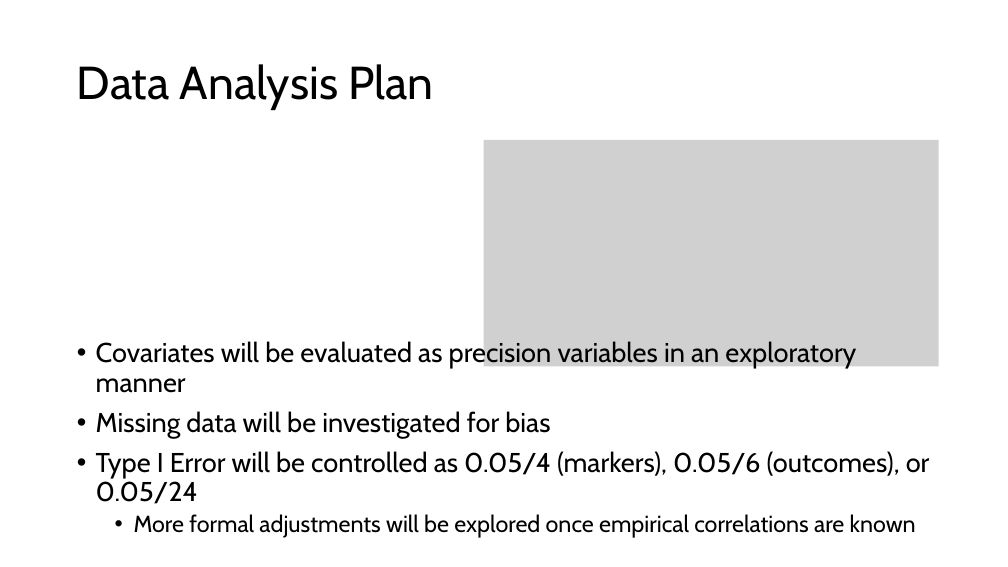
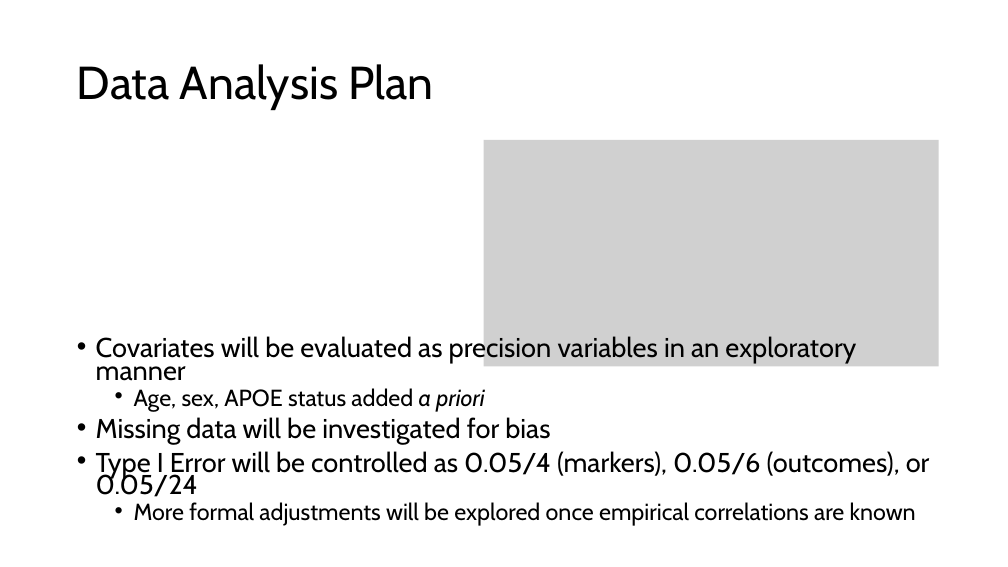
Before and after one commit to eweible/BIOS6624, a slide deck: slide 3 of P2/Dissemination/P2_Presentation.pptx. Drawn at 1008x567 pixels with LibreOffice and Linux fonts; fonts in the diff are those of the drawing; grey boxes stand for pictures. Boxes give left, top, right and bottom in pixels: in the first picture for what was removed or moved away, otherwise in the second. Text is boxed around its words. In the diff, an @@ line names an element or a change of style, - is before the commit and + after.

Commit message:
Added covariate info

```diff
--- a/P2/Dissemination/P2_Presentation.pptx
+++ b/P2/Dissemination/P2_Presentation.pptx
@@ text at bbox=[96, 334, 930, 526]: line spacing 0.9 to 0.7 @@
@@ text at bbox=[134, 388, 484, 412]: paragraph added @@
+  • Age, sex, APOE status added a priori
```
Also in this commit, not shown: 1 other file.
